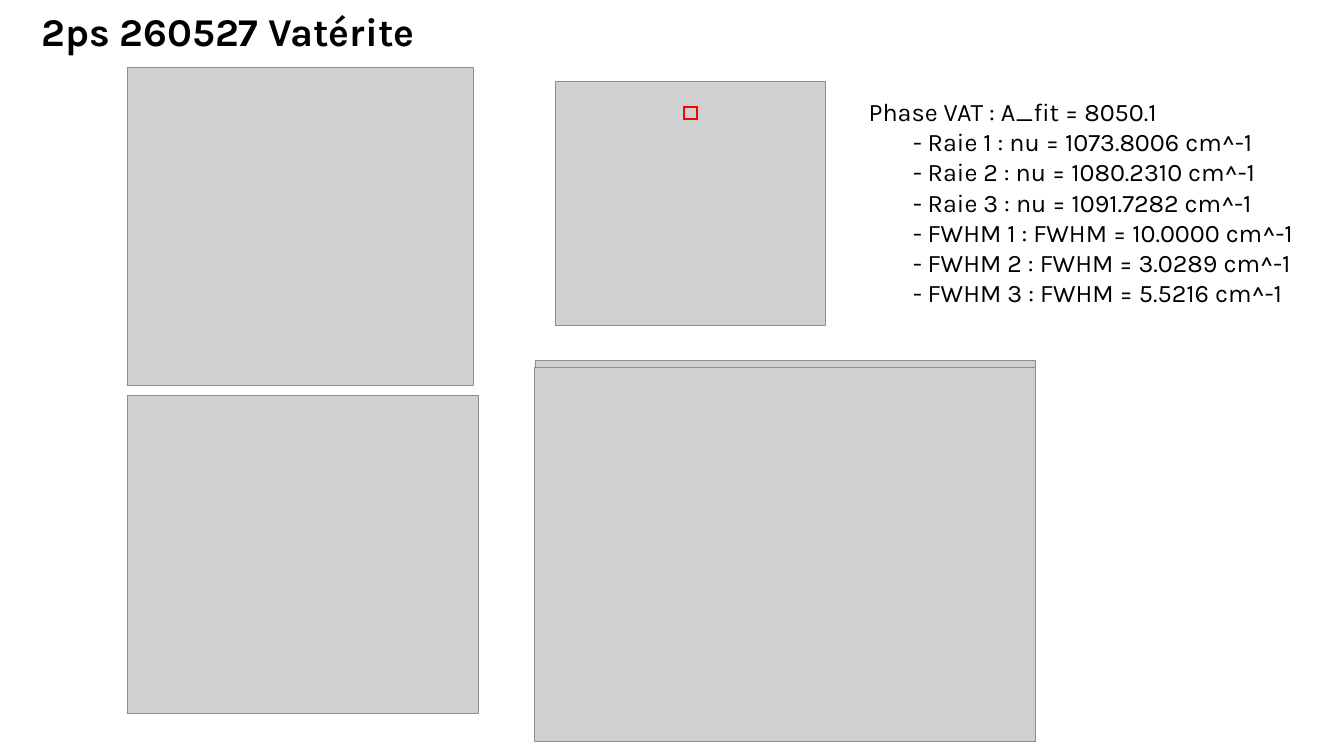
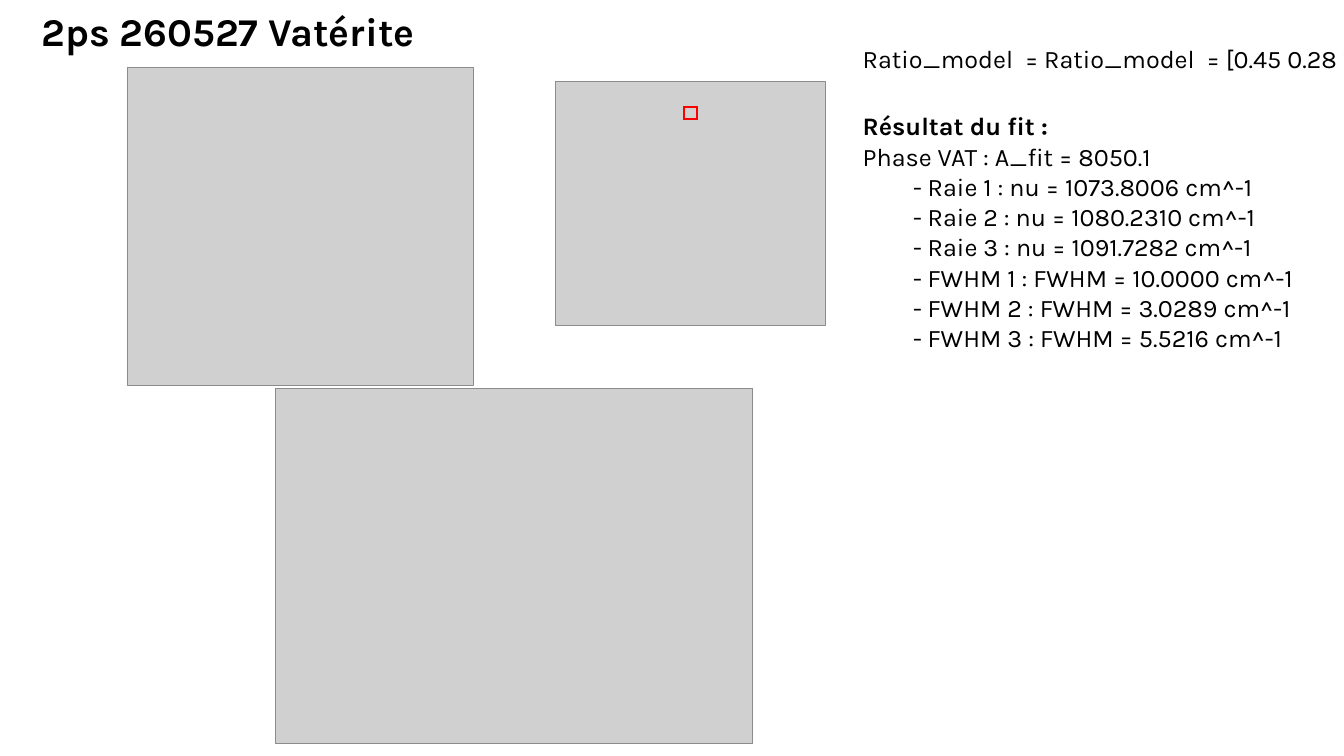
Before and after one commit to sachabuc/SRS_analysis, a slide deck: slide 13 of meetings/reu_151026_figures_papiers.pptx (slide 11 before the commit). Drawn at 1344x756 pixels with LibreOffice and Linux fonts; fonts in the diff are those of the drawing; grey boxes stand for pictures. Boxes give left, top, right and bottom in pixels: in the first picture for what was removed or moved away, otherwise in the second. Text is boxed around its words. In the diff, an @@ line names an element or a change of style, - is before the commit and + after.

```diff
--- a/meetings/reu_151026_figures_papiers.pptx
+++ b/meetings/reu_151026_figures_papiers.pptx
@@ text added at (863,49,1337,167), 18 pt, text #000000 @@
+Ratio_model = Ratio_model = [0.45 0.28 1];
@@ text "Résultat du fit :": place and size @@
-text "Résultat du fit :" at (869,103,1293,303)
+text "Résultat du fit :" at (863,115,1293,348)
@@ text at (863,115,1034,136): paragraph added @@
+Résultat du fit :
@@ picture added at (276,388,753,744) @@
@@ picture removed at (534,368,1035,742) @@
@@ picture removed at (535,361,1035,742) @@
@@ picture removed at (128,399,468,710) @@
@@ picture removed at (128,395,479,714) @@
```
Also in this commit, not shown: 9 other slides changed, 4 slides added, 3 slides removed, 16 other files.
